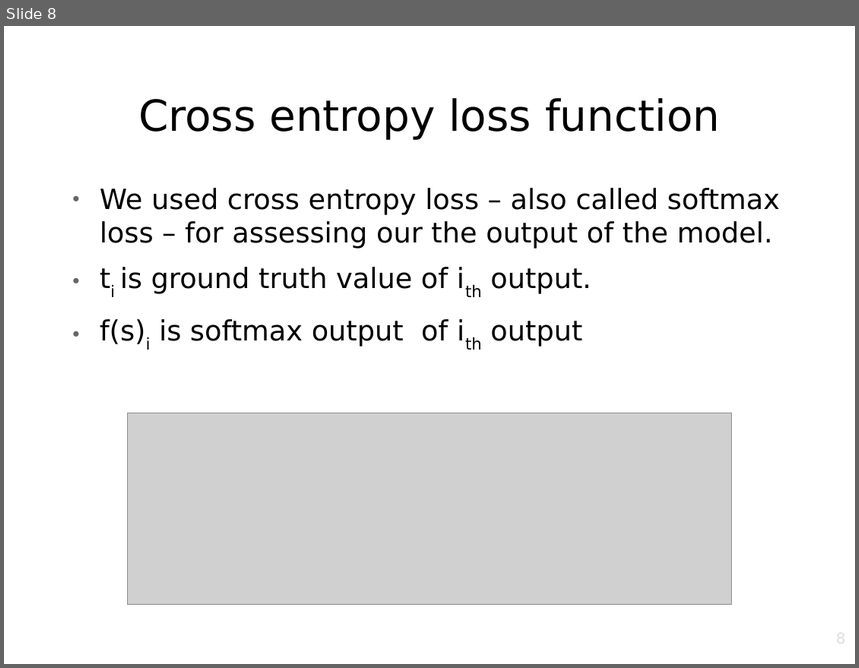
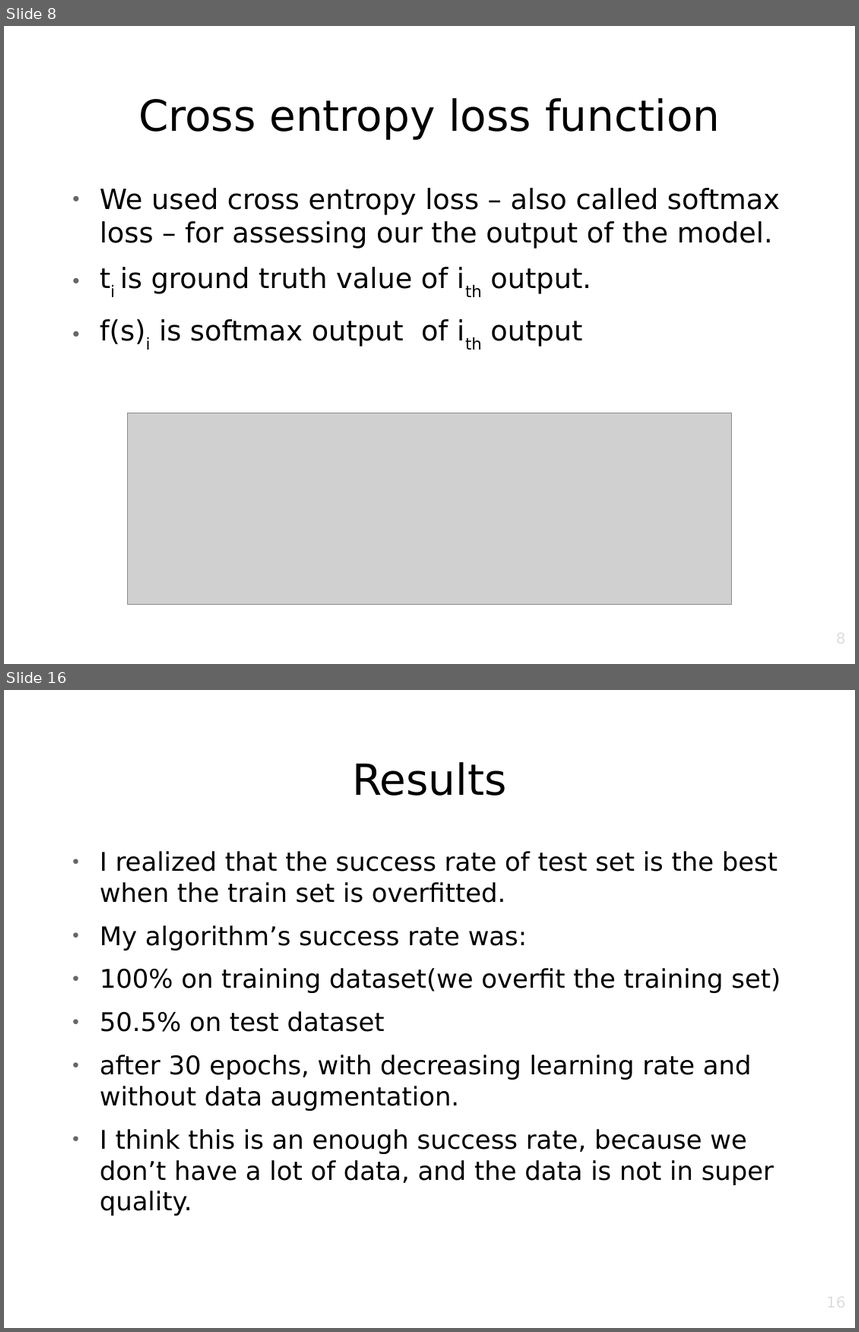
Before and after one commit to srknzl/cmpe462-project, a slide deck: Presentation.odp. Shown one above the other, each under a label of ours: slide 8 before the commit, slides 8 and 16 after it; the slides between them are not shown. The pictures are 859x668 and 859x1332 pixels, drawn with LibreOffice and Linux fonts; fonts in the diff are those of the drawing; grey boxes stand for pictures; background and template pictures are left out. Boxes give left, top, right and bottom in pixels: in the first picture for what was removed or moved away, otherwise in the second. Text is boxed around its words. In the diff, an @@ line names an element or a change of style, - is before the commit and + after.

```diff
--- a/Presentation.odp
+++ b/Presentation.odp
@@ slide 16 added at [4,690,855,1328], background picture (left out) @@
@@ title added at [352,762,506,796], 40 pt, text #000000 @@
+Results
@@ text added at [100,851,781,1216], 24.1 pt, text #000000 @@
+● I realized that the success rate of test set is the best when the train set is overfitted.
+● My algorithm’s success rate was:
+● 100% on training dataset(we overfit the training set)
+● 50.5% on test dataset
+● after 30 epochs, with decreasing learning rate and without data augmentation.
+● I think this is an enough success rate, because we don’t have a lot of data, and the data is not in super quality.
@@ page number added at [648,1294,847,1328], 14 pt, text #DDDDDD @@
+16
```
Also in this commit, not shown: 9 slides changed, 5 other slides added, 1 slide removed, 5 other files.
